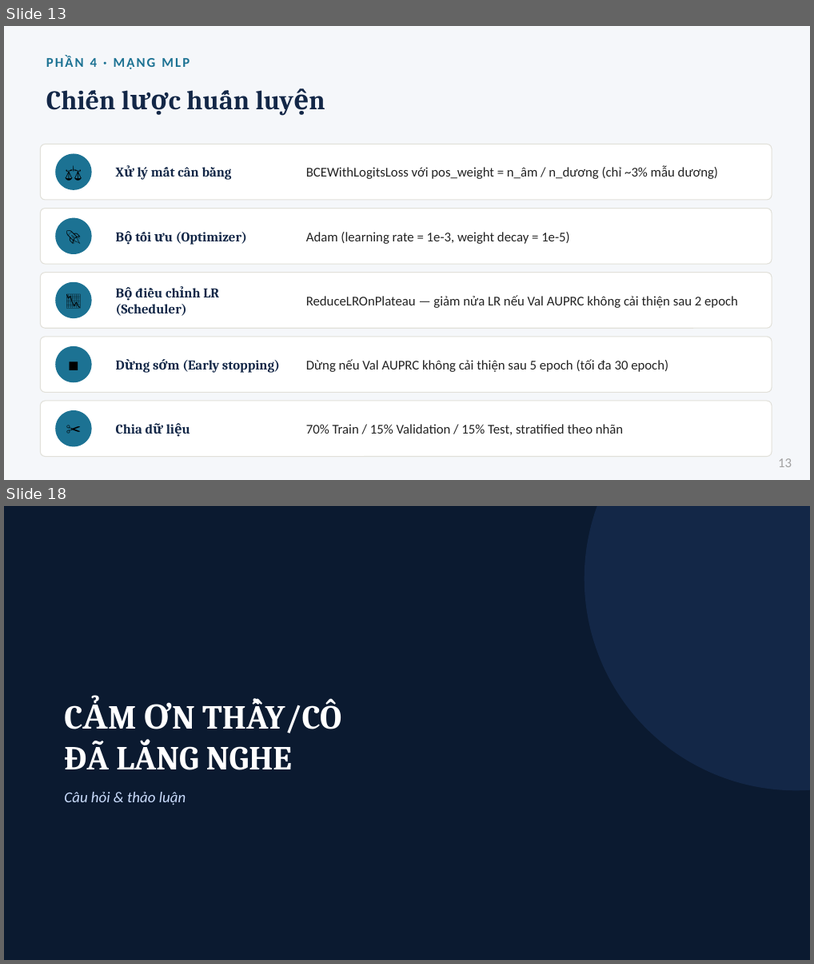
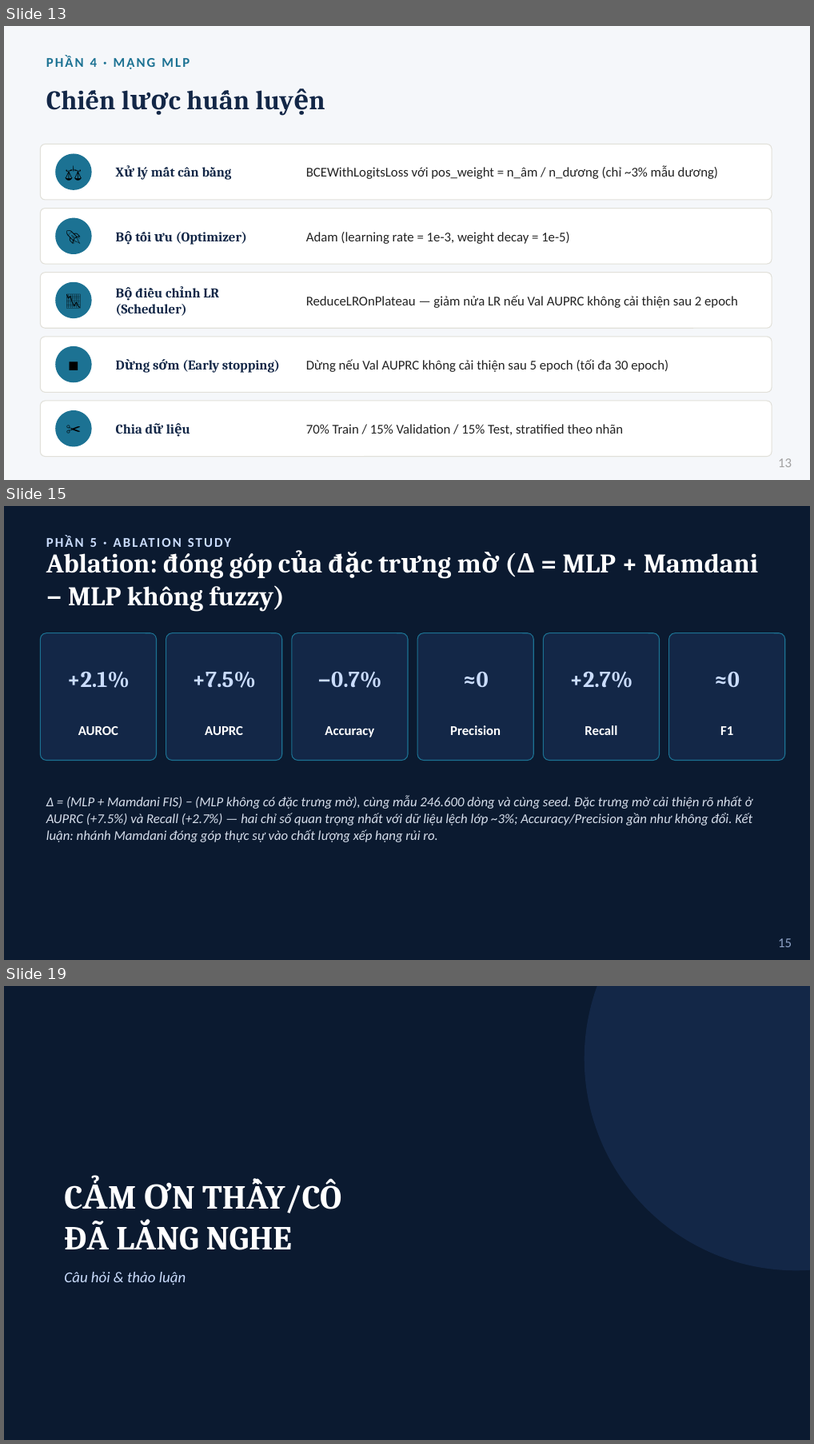
Before and after one commit to 2591317-student/MachineLearningAdvance, a slide deck: Nhom_10-Nhan_Kien_Tuan.pptx. Shown one above the other, each under a label of ours: slides 13 and 18 before the commit, slides 13, 15 and 19 after it; the slides between them are not shown. The pictures are 814x964 and 814x1444 pixels, drawn with LibreOffice and Linux fonts; fonts in the diff are those of the drawing. Boxes give left, top, right and bottom in pixels: in the first picture for what was removed or moved away, otherwise in the second. Text is boxed around its words. In the diff, an @@ line names an element or a change of style, - is before the commit and + after.

```diff
--- a/Nhom_10-Nhan_Kien_Tuan.pptx
+++ b/Nhom_10-Nhan_Kien_Tuan.pptx
@@ slide 15 added at <box>4,506,810,960</box>, background #0B1A30 @@
@@ text added at <box>46,553,758,612</box>, 32 pt, text #FFFFFF, bold @@
+Ablation: đóng góp của đặc trưng mờ (Δ = MLP + Mamdani − MLP không fuzzy)
@@ text added at <box>90,538,97,547</box>, 16 pt, text #CADCFC, bold @@
+PHẦN 5 · ABLATION STUDY
@@ rounded rectangle added at <box>40,633,157,760</box>, fill #132747, outline #1C7293 1 pt @@
@@ rounded rectangle added at <box>166,633,282,760</box>, fill #132747, outline #1C7293 1 pt @@
@@ rounded rectangle added at <box>292,633,408,760</box>, fill #132747, outline #1C7293 1 pt @@
@@ rounded rectangle added at <box>418,633,534,760</box>, fill #132747, outline #1C7293 1 pt @@
@@ rounded rectangle added at <box>544,633,660,760</box>, fill #132747, outline #1C7293 1 pt @@
@@ rounded rectangle added at <box>670,633,786,760</box>, fill #132747, outline #1C7293 1 pt @@
@@ text added at <box>67,672,130,688</box>, 27 pt, text #CADCFC, bold @@
++2.1%
@@ text added at <box>192,672,256,688</box>, 27 pt, text #CADCFC, bold @@
++7.5%
@@ text added at <box>318,672,382,688</box>, 27 pt, text #CADCFC, bold @@
+−0.7%
@@ text added at <box>463,672,489,687</box>, 27 pt, text #CADCFC, bold @@
+≈0
@@ text added at <box>570,672,633,688</box>, 27 pt, text #CADCFC, bold @@
++2.7%
@@ text added at <box>714,672,740,687</box>, 27 pt, text #CADCFC, bold @@
+≈0
@@ text added at <box>78,726,118,735</box>, 16 pt, text #FFFFFF, bold @@
+AUROC
@@ text added at <box>205,726,243,735</box>, 16 pt, text #FFFFFF, bold @@
+AUPRC
@@ text added at <box>325,726,374,737</box>, 16 pt, text #FFFFFF, bold @@
+Accuracy
@@ text added at <box>450,725,501,735</box>, 16 pt, text #FFFFFF, bold @@
+Precision
@@ text added at <box>585,725,618,735</box>, 16 pt, text #FFFFFF, bold @@
+Recall
@@ text added at <box>721,726,734,735</box>, 16 pt, text #FFFFFF, bold @@
+F1
@@ text added at <box>46,795,753,842</box>, 16 pt, text #D6DEEB, italic @@
+Δ = (MLP + Mamdani FIS) − (MLP không có đặc trưng mờ), cùng mẫu 246.600 dòng và cùng seed. Đặc trưng mờ cải thiện rõ nhất ở AUPRC (+7.5%) và Recall (+2.7%) — hai chỉ số quan trọng nhất với dữ liệu lệch lớp ~3%; Accuracy/Precision gần như không đổi. Kết luận: nhánh Mamdani đóng góp thực sự vào chất lượng xếp hạng rủi ro.
@@ text added at <box>778,938,792,947</box>, 16 pt, text #8FA3C7 @@
+15
@@ what was slide 18 is now slide 19 @@
```
Also in this commit, not shown: 5 slides changed, 4 other files.
